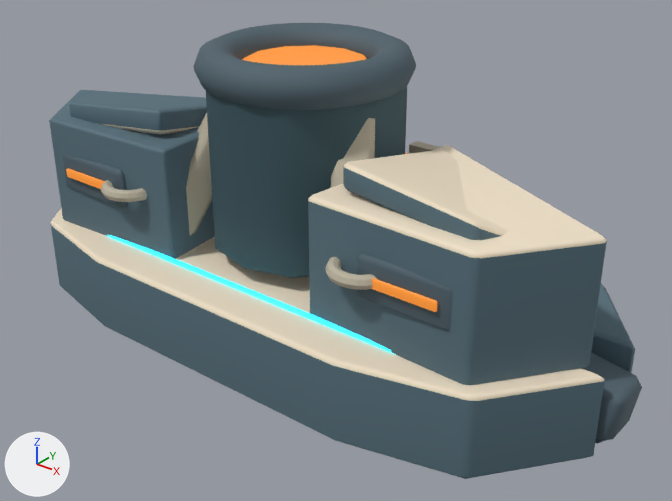
Renders of the glTF model space-battleship/assets/planets/facilities_v8/refinery.glb from each side of a commit.
One viewpoint serves both versions: a 50 mm camera at (3.09, -3.61, 2.67) aimed at (0.2, 0.01, 0.43). Arrows for +X, +Y and +Z are at lower left; the lights stay in place. The first picture is the older version. Where no turn or scale is listed for an object, it has been applied to the vertices.

The scene before the commit, as lines of its bpy script (objects in view):
```python
me_cube_013 = bpy.data.meshes.new('Cube.013')
me_cube_013.from_pydata(...)  # 24 vertices, 44 faces; spans x -1.11..1.11, y -0.01..0.01, z -0.01..0.01
me_cube_013.materials.append(mat_contained_cyan_energy)  # cyan #2cd3ec, glowing cyan #30e4ff
me_cube_022 = bpy.data.meshes.new('Cube.022')
me_cube_022.from_pydata(...)  # 24 vertices, 44 faces; spans x -0.195..0.195, y -0.01..0.01, z -0.027..0.027
me_cube_022.materials.append(mat_contained_amber_heat)  # orange #d77e2c, glowing brown #b16722
me_cube_026 = bpy.data.meshes.new('Cube.026')
me_cube_026.from_pydata(...)  # 24 vertices, 44 faces; spans x -0.265..0.265, y -0.34..0.34, z -0.531..0.531
me_cube_026.materials.append(mat_warm_faceted_ivory_armor)  # light grey #bfb6a2
ob_furnace_load_buttress_001 = bpy.data.objects.new('Furnace load buttress.001', me_cube_026)
ob_furnace_load_buttress_001.location = (0.495, -0.24, 0.895)
ob_node_contained_service_trace_002 = bpy.data.objects.new('Node-contained service trace.002', me_cube_013)
ob_node_contained_service_trace_002.location = (0.0, -0.59, 0.39)
ob_visible_hot_ore_feed_001 = bpy.data.objects.new('Visible hot ore feed.001', me_cube_022)
ob_visible_hot_ore_feed_001.location = (1.07, -0.642, 0.73)
# also in view: 'Twelve-facet heat chamber' at (0.0, 0.0, 0.93); 'Ore chamber sloped pressure roof.001' at (1.08, -0.09, 0.97); 'Ore chamber sloped pressure roof' at (-1.08, -0.09, 0.97); 'Animated intake ring.001' at (0.8, -0.56, 0.73); 'Furnace load buttress' at (-0.5, -0.24, 0.89)
```
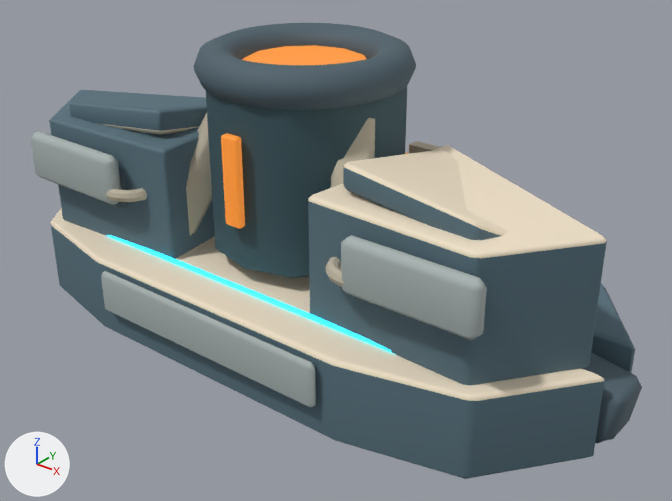
Commit message: Refine orbital segment armor and visible refinery work

What changed in the scene script:
```text
Add mat_midtone_faceted_pressure_armor:
    mat_midtone_faceted_pressure_armor = principled_material('Midtone faceted pressure armor')
    mat_midtone_faceted_pressure_armor.base_color = (0.4, 0.46, 0.45)  # grey #aab5b3
    mat_midtone_faceted_pressure_armor.metallic = 0.05
    mat_midtone_faceted_pressure_armor.roughness = 0.78
Add me_cube_029_1:
    me_cube_029_1.from_pydata(...)  # 24 vertices, 44 faces; spans x -0.36..0.36, y -0.05..0.05, z -0.14..0.14
    me_cube_029_1.materials.append(mat_midtone_faceted_pressure_armor)  # grey #aab5b3
Add me_cube_016_1:
    me_cube_016_1.from_pydata(...)  # 24 vertices, 44 faces; spans x -0.76..0.76, y -0.03..0.03, z -0.12..0.12
    me_cube_016_1.materials.append(mat_midtone_faceted_pressure_armor)  # grey #aab5b3
Add me_cube_032:
    me_cube_032.from_pydata(...)  # 24 vertices, 44 faces; spans x -0.055..0.055, y -0.028..0.028, z -0.24..0.24
    me_cube_032.materials.append(mat_contained_amber_heat)  # orange #d77e2c, glowing brown #b16722
Add ob_ore_chamber_outer_armor_cassette_001:
    ob_ore_chamber_outer_armor_cassette_001 = bpy.data.objects.new('Ore chamber outer armor cassette.001', me_cube_029_1)
    ob_ore_chamber_outer_armor_cassette_001.location = (1.14, -0.67, 0.8)
Add ob_ore_chamber_outer_armor_cassette:
    ob_ore_chamber_outer_armor_cassette = bpy.data.objects.new('Ore chamber outer armor cassette', me_cube_029_1.copy())
    ob_ore_chamber_outer_armor_cassette.location = (-1.14, -0.67, 0.8)
Add ob_inset_midtone_pressure_armor_002:
    ob_inset_midtone_pressure_armor_002 = bpy.data.objects.new('Inset midtone pressure armor.002', me_cube_016_1)
    ob_inset_midtone_pressure_armor_002.location = (0.0, -0.85, 0.22)
Add ob_contained_vertical_furnace_vent:
    ob_contained_vertical_furnace_vent = bpy.data.objects.new('Contained vertical furnace vent', me_cube_032)
    ob_contained_vertical_furnace_vent.location = (0.0, -0.56, 0.96)
```

Changed parts and their boxes (x1, y1, x2, y2) in the pictures (672 x 501 px):
'Inset midtone pressure armor.002', added
    after: (101, 271, 316, 408)
'Ore chamber outer armor cassette.001', added
    after: (341, 235, 487, 341)
'Ore chamber outer armor cassette', added
    after: (31, 131, 121, 205)
'Contained vertical furnace vent', added
    after: (221, 133, 245, 229)
'Ore intake dark face.001', unchanged, covered by the edit
    before: (356, 253, 453, 330)
'Ore intake dark face', unchanged, covered by the edit
    before: (63, 154, 127, 209)
    after: (114, 170, 127, 209)
